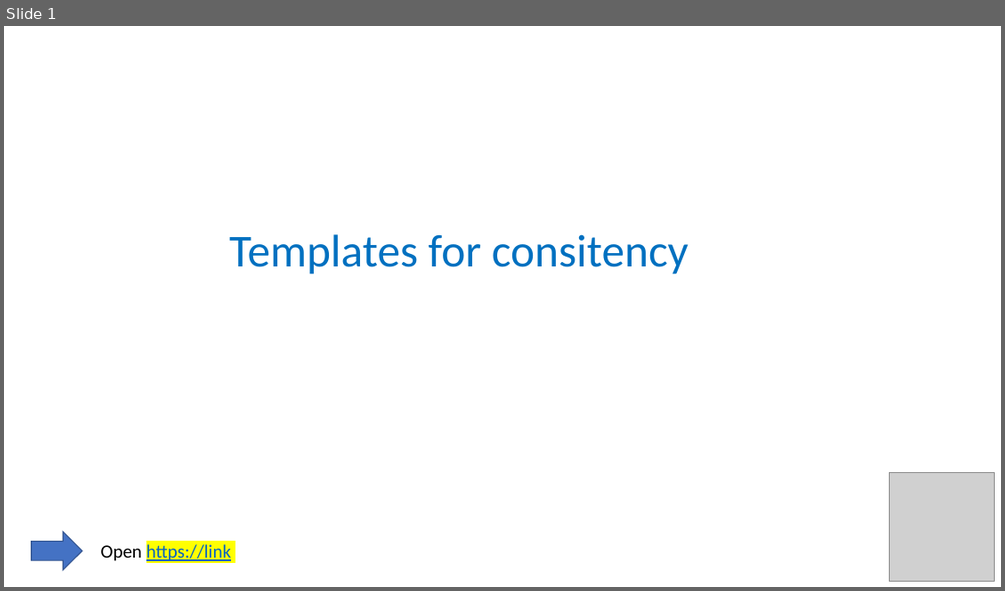
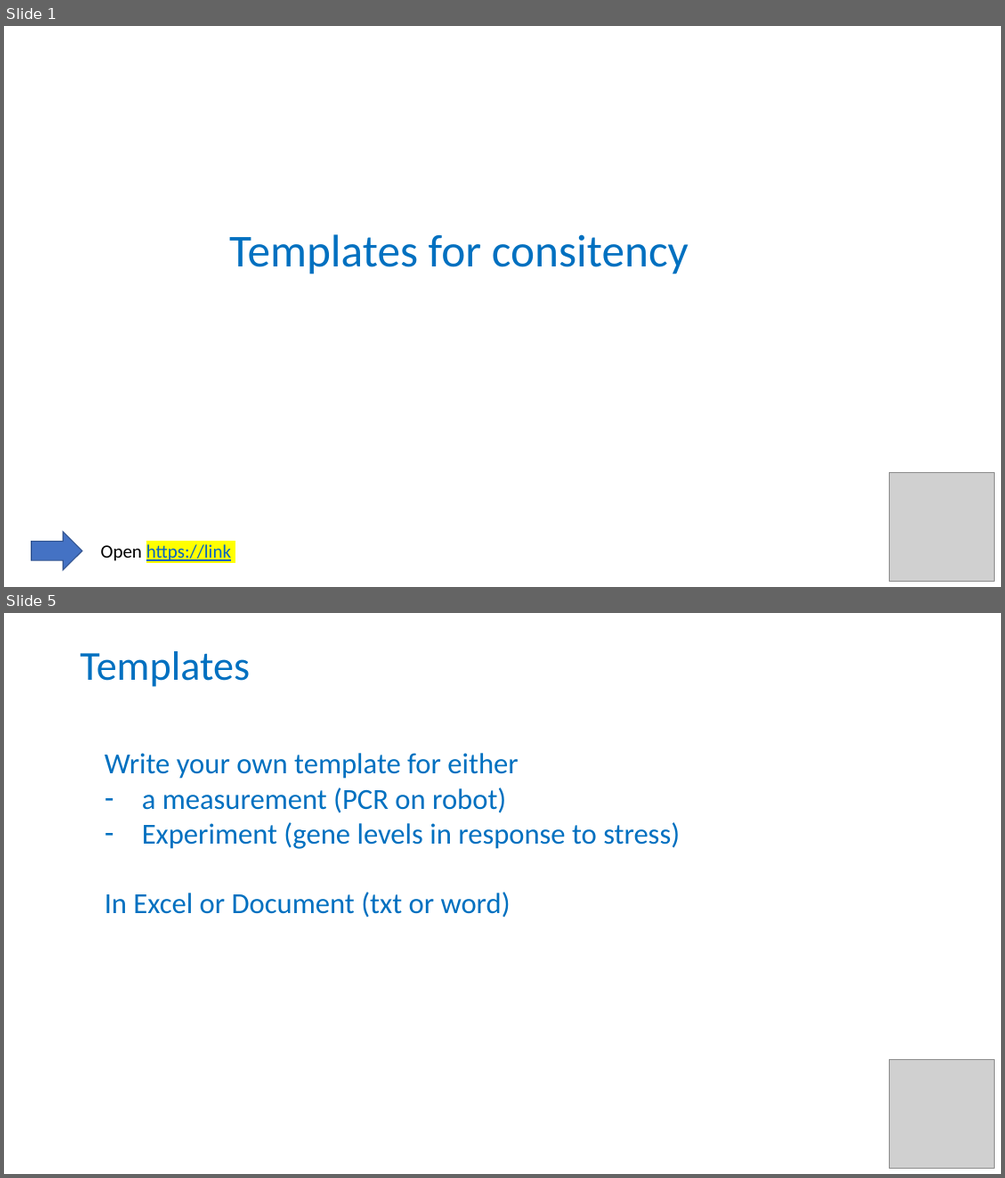
Before and after one commit to tobyhodges/solid-waddle, a slide deck: instructors/12-Templates.pptx. Shown one above the other, each under a label of ours: slide 1 before the commit, slides 1 and 5 after it; the slides between them are not shown. The pictures are 1005x591 and 1005x1178 pixels, drawn with LibreOffice and Linux fonts; fonts in the diff are those of the drawing; grey boxes stand for pictures. Boxes give left, top, right and bottom in pixels: in the first picture for what was removed or moved away, otherwise in the second. Text is boxed around its words. In the diff, an @@ line names an element or a change of style, - is before the commit and + after.

```diff
--- a/instructors/12-Templates.pptx
+++ b/instructors/12-Templates.pptx
@@ slide 5 added at <box>4,613,1001,1174</box>, background #FFFFFF @@
@@ title added at <box>80,651,250,687</box>, 39.6 pt, text #0070C0 @@
+Templates
@@ text added at <box>105,753,680,917</box>, 28 pt, text #0070C0 @@
+Write your own template for either
+– a measurement (PCR on robot)
+– Experiment (gene levels in response to stress)
+In Excel or Document (txt or word)
@@ picture added at <box>889,1060,994,1167</box> @@
```
Also in this commit, not shown: 6 other slides added, 1 slide removed, 2 other files.
